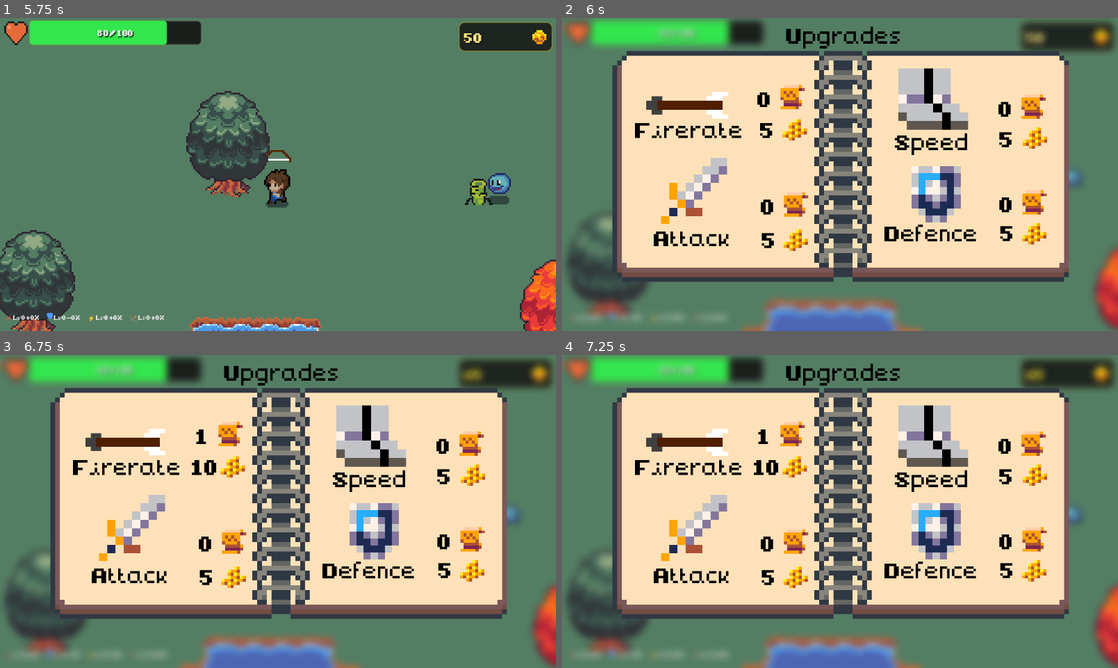
Above: before the commit, frames 1-4 (two rows, left to right).
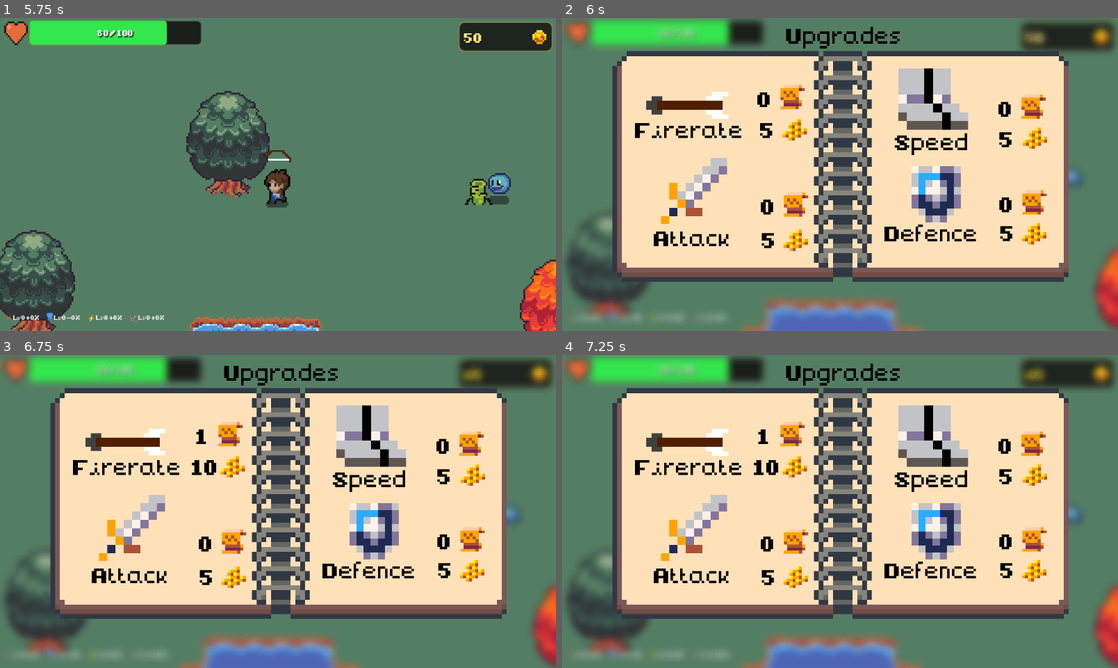
Above: after the commit, the same moments.

Repository: Alex1337F/INDAProject
Game: Godot game, scene res://scenes/class_select.tscn
Same seed, same stepped clock (60 frames per second), same inputs: the game is played once before the commit and once after it.
Inputs (mouse positions are in pixels of both pictures, inside the frame that each line leads up to):
- Up to frame 1 (5.75 s): click "Archer" at 0.5 s; tap Enter at 1.25 s; move the mouse to (400, 158) at 1.27 s; hold D (walk-right) 1.28-2.03 s; hold Down (aim-down) 1.28-2.03 s; move the mouse to (166, 190) at 2.02 s; hold S (walk-backwards) 2.03-2.78 s; tap Left (aim-left) at 2.1 s; move the mouse to (333, 105) at 2.77 s; hold D (walk-right) 2.78-3.53 s; hold Right (aim-right) 2.78-3.53 s; move the mouse to (250, 237) at 3.52 s; hold W (walk-forward) 3.53-4.28 s; tap Up (aim-up) at 3.6 s; move the mouse to (444, 221) at 4.27 s; hold A (walk-left) from 4.28 s (still down); tap Shift (dash) at 4.35 s; move the mouse to (111, 127) at 5.02 s; tap P at 5.1 s
- Up to frame 2 (6 s): move the mouse to (867, 174) at 5.77 s; release A (walk-left) at 5.78 s; hold S (walk-backwards) from 5.78 s (still down); tap G at 5.85 s
- Up to frame 3 (6.75 s): release S (walk-backwards) at 6.5 s; click (127, 436) at 6.52 s
- Up to frame 4 (7.25 s): no input

Frame 1 is identical in both runs. In frame 2, 0.9% of the frame differs, in the area x 9-92%, y 10-85%; in frame 3, 0.9%; in frame 4, 0.9%.

Commit message:
Minor bugfixes

Diff:
--- a/assets/default_theme.tres
+++ b/assets/default_theme.tres
@@ -1,6 +1,6 @@
-[gd_resource type="Theme" format=3]
+[gd_resource type="Theme" format=3 uid="uid://ctppvenavkv3a"]
 
-[ext_resource type="FontFile" path="res://assets/sprites/Ui/Font/NormalFont.ttf" id="1_font"]
+[ext_resource type="FontFile" uid="uid://dn6ae175ttk4" path="res://assets/sprites/Ui/Font/NormalFont.ttf" id="1_font"]
 
 [resource]
 default_font = ExtResource("1_font")
--- a/scenes/Upgrades.tscn
+++ b/scenes/Upgrades.tscn
@@ -48,7 +48,8 @@
 "
 
 [node name="BookBackground" type="Sprite2D" parent="Book" unique_id=1105406028]
-position = Vector2(641.46875, 341.5)
+z_index = -1
+position = Vector2(641, 342)
 scale = Vector2(11.0625, 11.0625)
 texture = ExtResource("1_sqcr3")
 region_enabled = true
--- a/scenes/level_1.tscn
+++ b/scenes/level_1.tscn
@@ -435,4 +435,5 @@
 
 [node name="Camera2D" type="Camera2D" parent="." unique_id=109513415]
 zoom = Vector2(4, 4)
+position_smoothing_enabled = true
 script = ExtResource("2_rus8k")
Not shown: 1 places in scenes/level_1.tscn that only renumber resources
